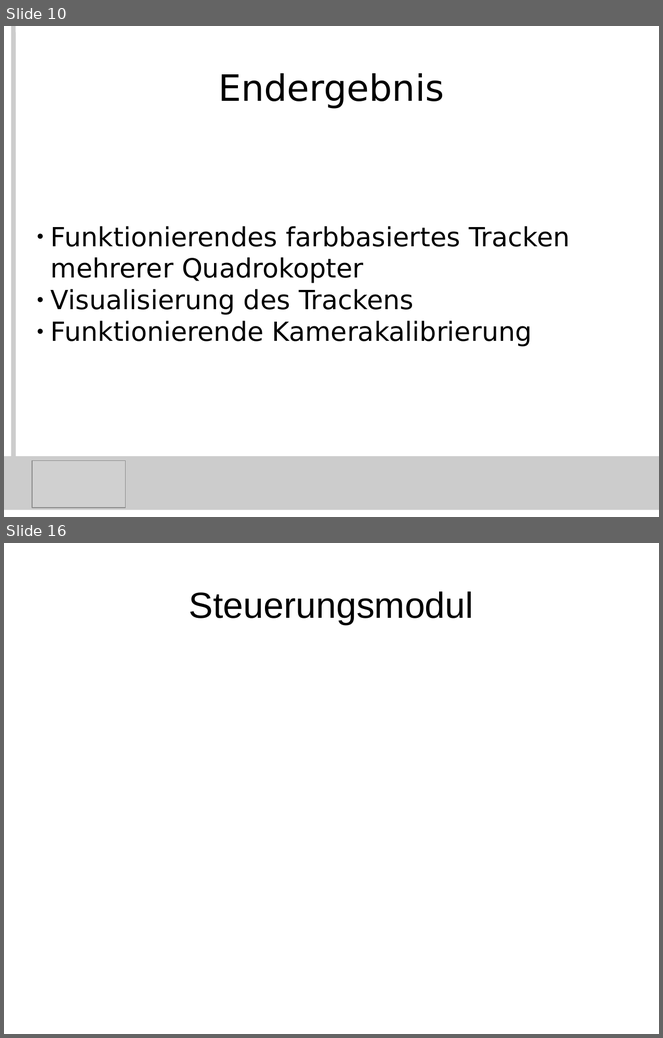
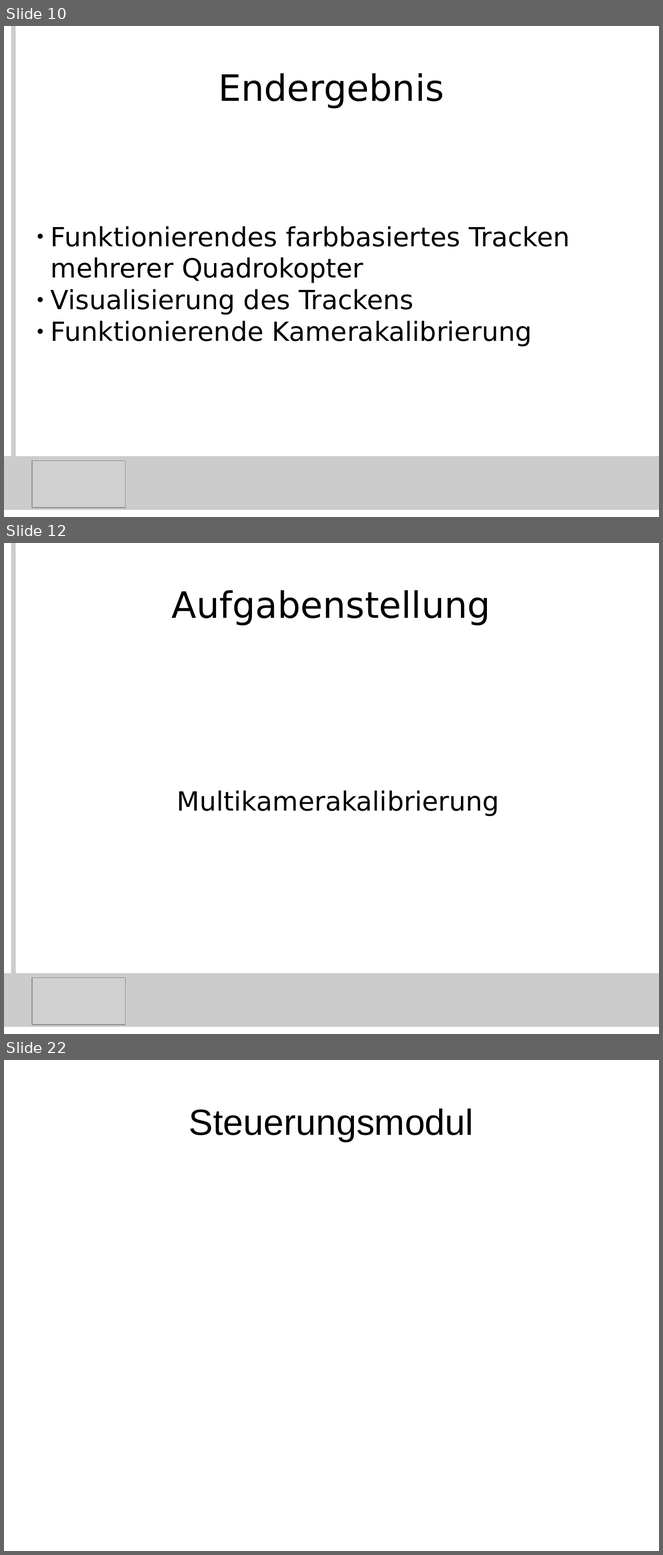
Before and after one commit to KITrokopter/Presentation, a slide deck: PresentationInTotal v0.1.odp. Shown one above the other, each under a label of ours: slides 10 and 16 before the commit, slides 10, 12 and 22 after it; the slides between them are not shown. The pictures are 663x1038 and 663x1555 pixels, drawn with LibreOffice and Linux fonts; fonts in the diff are those of the drawing; grey boxes stand for pictures. Boxes give left, top, right and bottom in pixels: in the first picture for what was removed or moved away, otherwise in the second. Text is boxed around its words. In the diff, an @@ line names an element or a change of style, - is before the commit and + after.

```diff
--- a/PresentationInTotal v0.1.odp
+++ b/PresentationInTotal v0.1.odp
@@ slide 12 added at (x1=4, y1=543, x2=659, y2=1034), background #FFFFFF @@
@@ line added from (13, 543) to (13, 1020), #CCCCCC 5.67 pt @@
@@ title added at (x1=172, y1=590, x2=491, y2=626), 44 pt, text #000000 @@
+Aufgabenstellung
@@ subtitle added at (x1=177, y1=791, x2=500, y2=817), 32 pt, text #000000 @@
+Multikamerakalibrierung
@@ rectangle added at (x1=4, y1=974, x2=659, y2=1028), fill #CCCCCC @@
@@ picture added at (x1=32, y1=978, x2=125, y2=1025) @@
@@ what was slide 16 is now slide 22 @@
```
Also in this commit, not shown: 6 slides changed, 5 other slides added.
